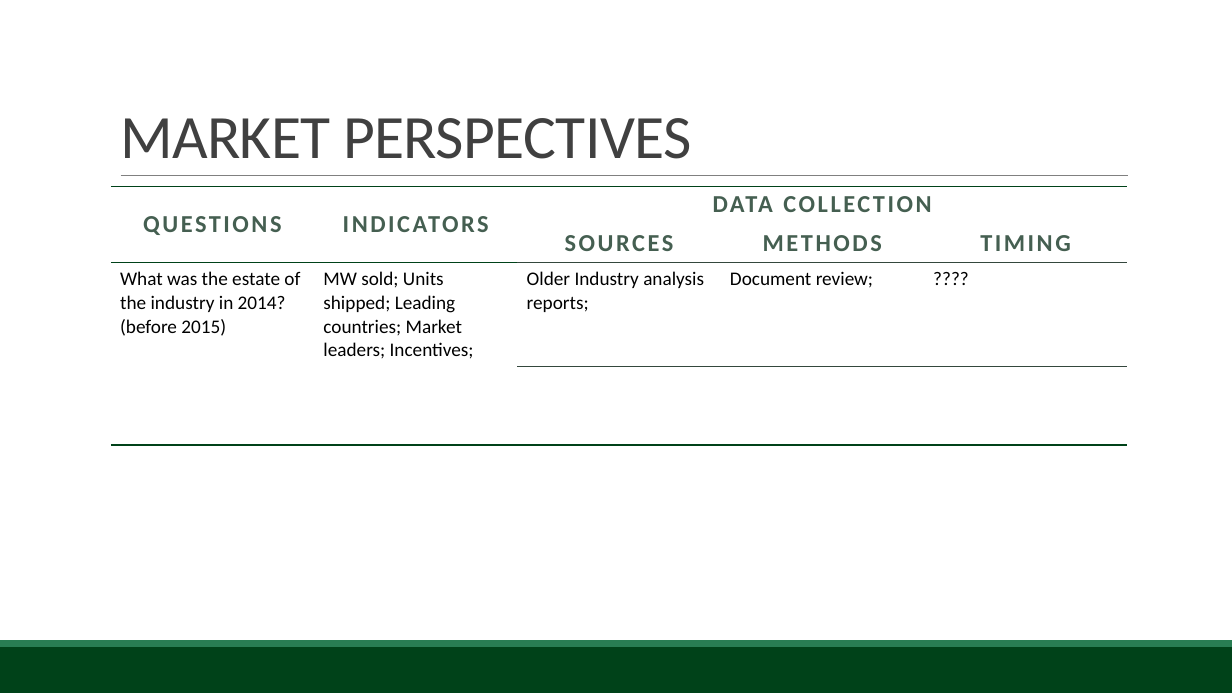
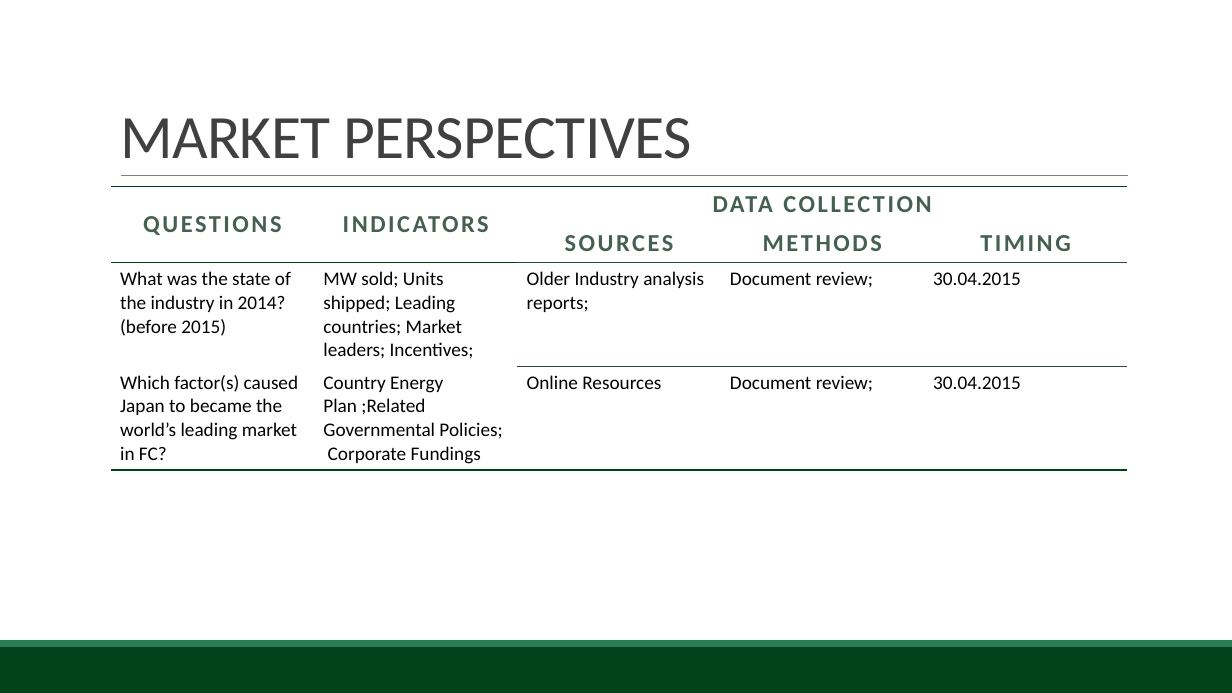
Before and after one commit to BambuGMS/Industry-Analysis-Report, a slide deck: slide 9 of Assignments/Presentations/2015.04.15Presentation_0.1.pptx. Drawn at 1232x693 pixels with LibreOffice and Linux fonts; fonts in the diff are those of the drawing; background and template pictures are left out. Boxes give left, top, right and bottom in pixels: in the first picture for what was removed or moved away, otherwise in the second. Text is boxed around its words. In the diff, an @@ line names an element or a change of style, - is before the commit and + after.

Commit message:
added data table to MARKET PERSPECTIVES section

```diff
--- a/Assignments/Presentations/2015.04.15Presentation_0.1.pptx
+++ b/Assignments/Presentations/2015.04.15Presentation_0.1.pptx
@@ table at box(111, 187, 1128, 468) @@
-row 3, column 1: What was the estate of the industry in 2014? (before 2015)
+row 3, column 1: What was the state of the industry in 2014? (before 2015)
-row 3, column 5: ????
+row 3, column 5: 30.04.2015
-row 4:  |  |  |  | 
+row 4: Which factor(s) caused Japan to became the world’s leading market in FC? | Country Energy Plan ;Related Governmental Policies; Corporate Fundings | Online Resources | Document review; | 30.04.2015
```
Also in this commit, not shown: 2 other slides changed, 1 slide added, 1 slide removed.
